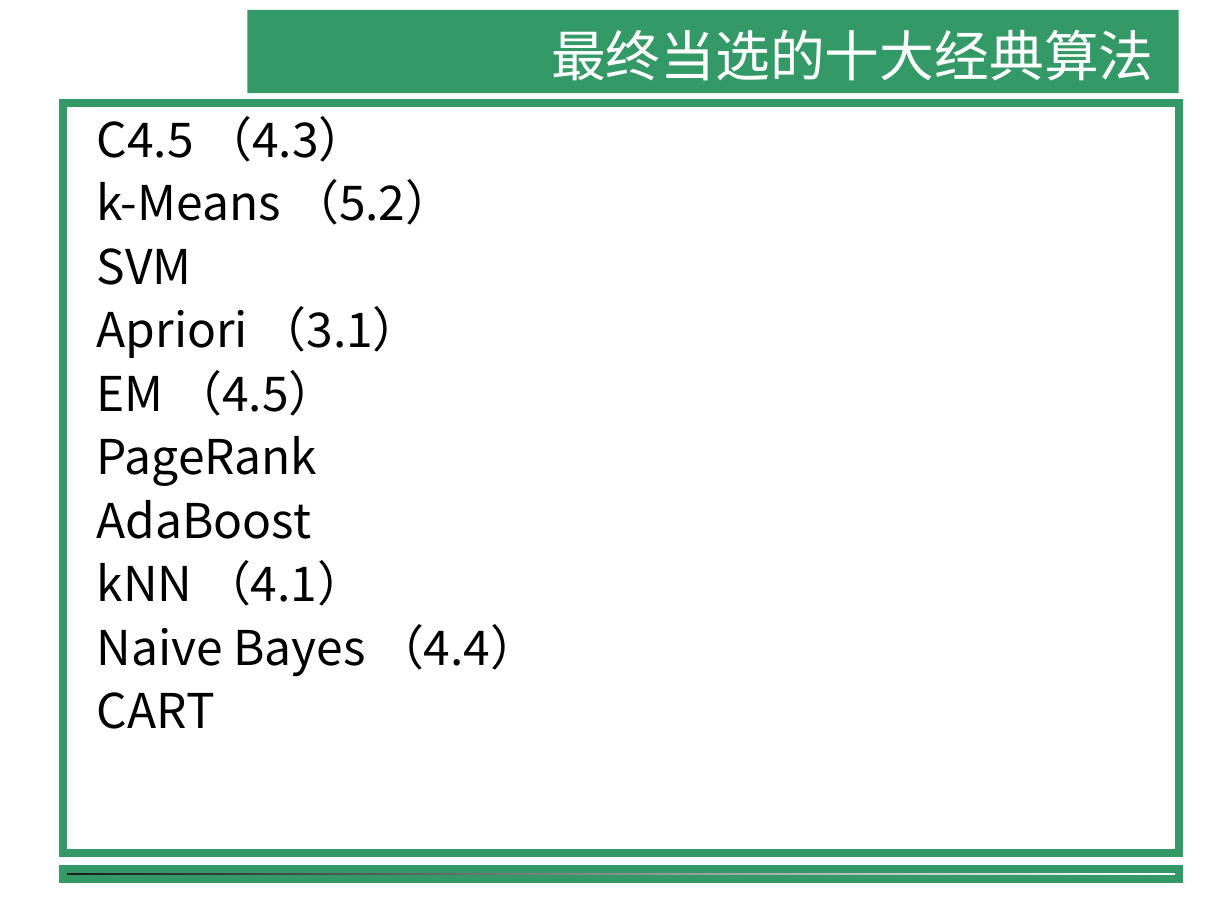
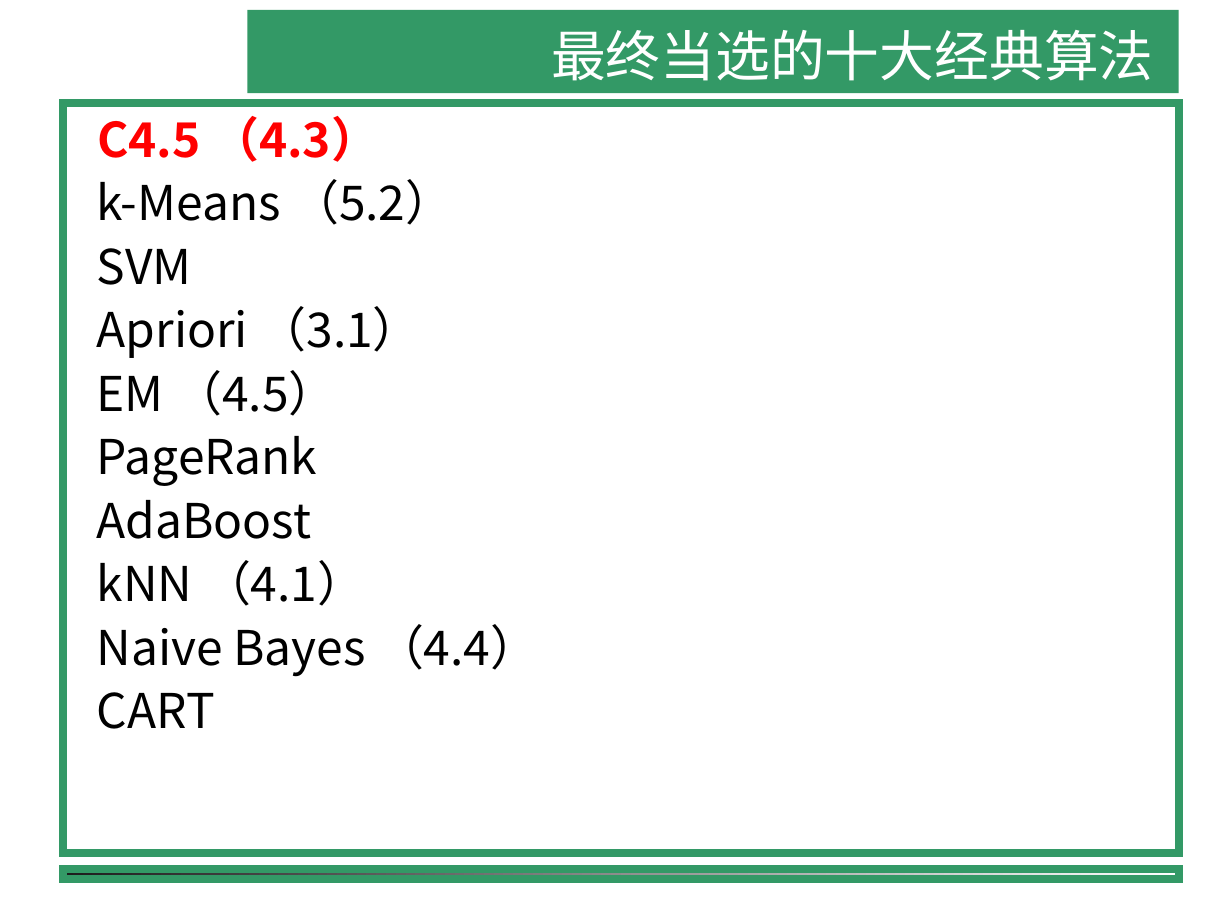
Before and after one commit to shfkuang/shfkuang.github.io, a slide deck: slide 4 of dm/ch4.3.ppt (slide 3 before the commit). Drawn at 1232x924 pixels with LibreOffice and Linux fonts; fonts in the diff are those of the drawing; background and template pictures are left out. Boxes give left, top, right and bottom in pixels: in the first picture for what was removed or moved away, otherwise in the second. Text is boxed around its words. In the diff, an @@ line names an element or a change of style, - is before the commit and + after.

```diff
--- a/dm/ch4.3.ppt
+++ b/dm/ch4.3.ppt
@@ text at box(97, 116, 379, 162): text colour #000000 to #FF0000, bold on in "C4.5 （4.3）" @@
```
Also in this commit, not shown: 8 other slides changed, 12 slides added, 8 slides removed, 1 other file.
